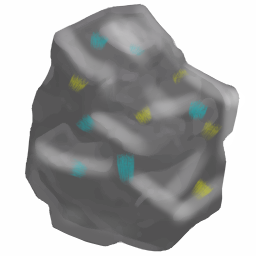
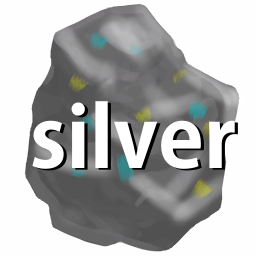
Revision of a layered 256px x 256px image; what changed, layer by layer:
pixels changed over [32, 101, 238, 171] (layer not identified)
